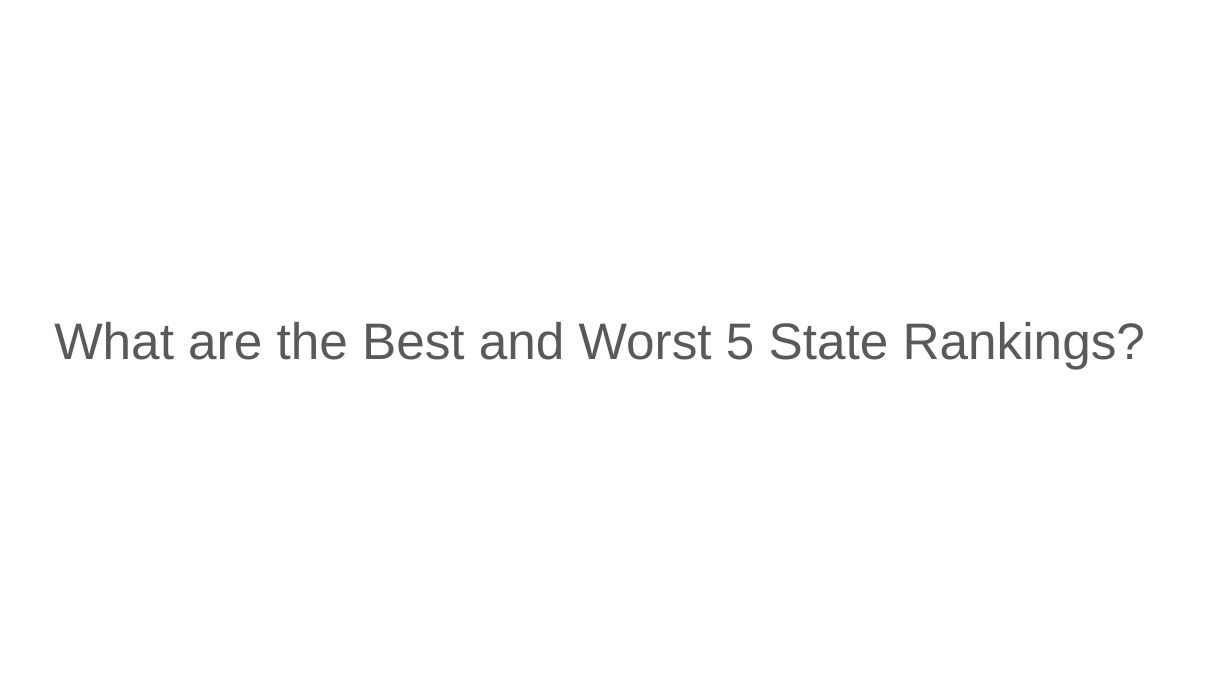
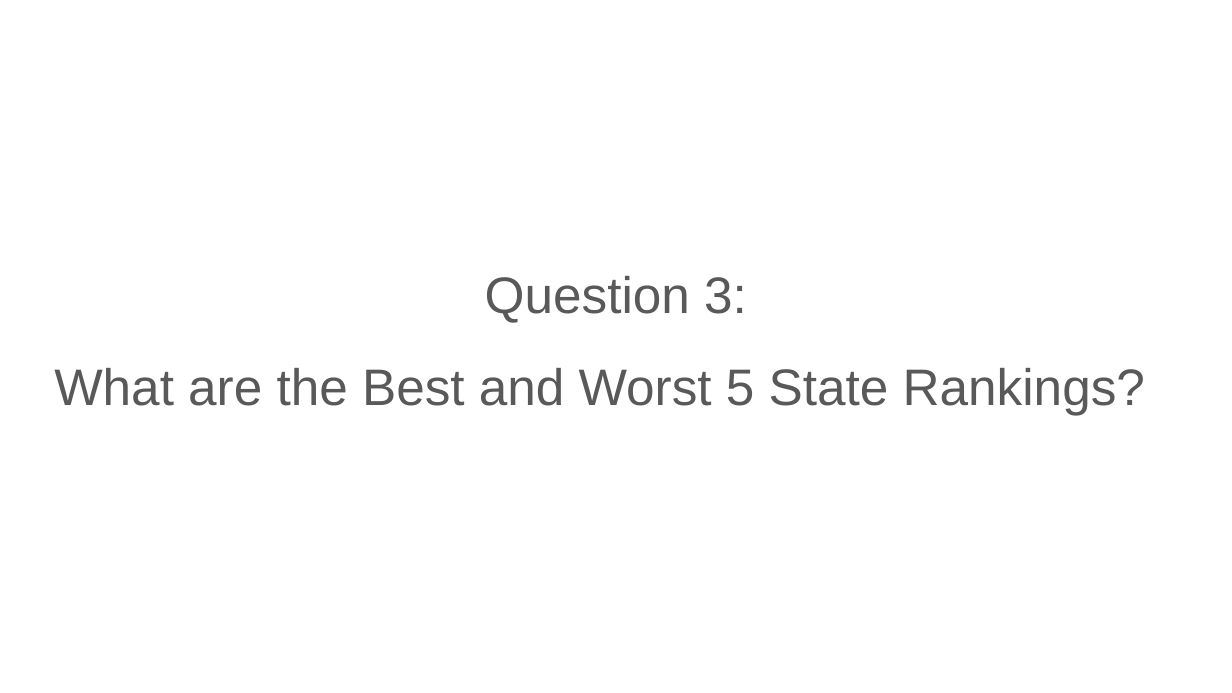
Before and after one commit to redpandata19/Project_1_Team_5, a slide deck: slide 17 of Project 1 Group 5 slides.pptx (slide 18 before the commit). Drawn at 1232x693 pixels with LibreOffice and Linux fonts; fonts in the diff are those of the drawing. Boxes give left, top, right and bottom in pixels: in the first picture for what was removed or moved away, otherwise in the second. Text is boxed around its words. In the diff, an @@ line names an element or a change of style, - is before the commit and + after.

```diff
--- a/Project 1 Group 5 slides.pptx
+++ b/Project 1 Group 5 slides.pptx
@@ text at box(485, 276, 747, 323): paragraph added @@
+Question 3:
@@ text at box(54, 368, 1145, 415): more space between paragraphs @@
```
Also in this commit, not shown: 8 other slides changed, 7 slides added, 9 slides removed.
